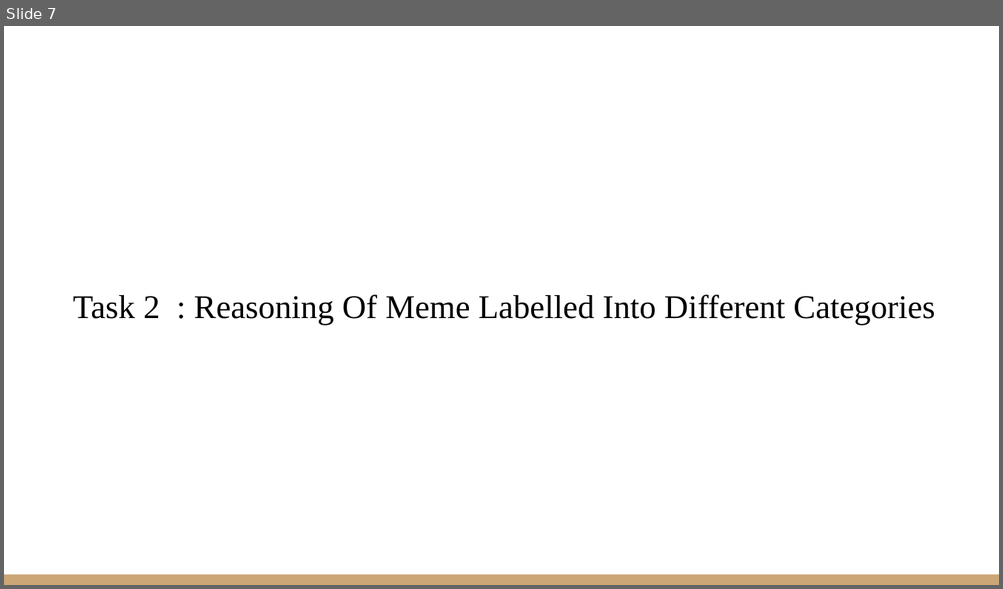
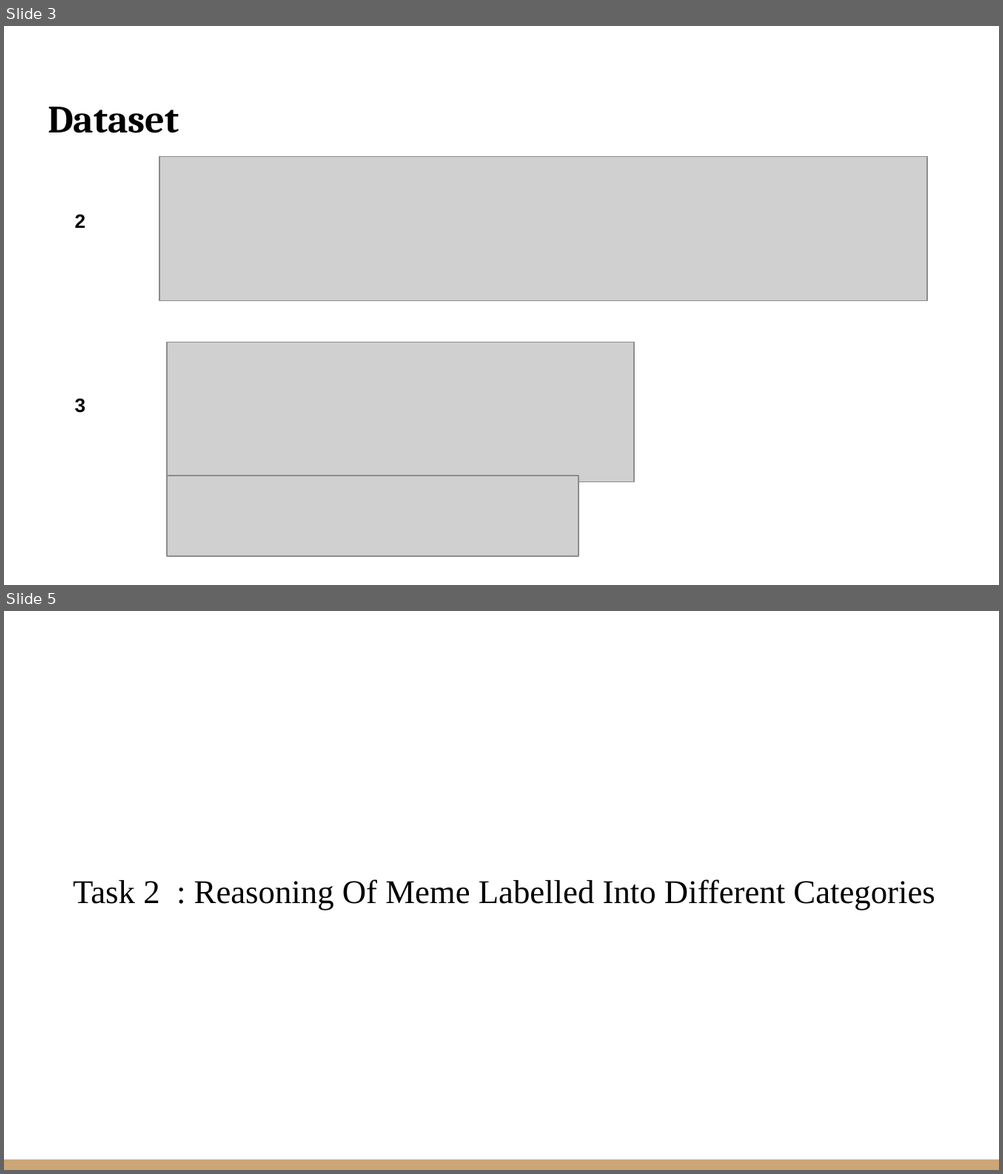
Before and after one commit to VarunBohara/Mini-Project-Documents, a slide deck: Literature Survey 2.pptx. Shown one above the other, each under a label of ours: slide 7 before the commit, slides 3 and 5 after it; the slides between them are not shown. The pictures are 1003x589 and 1003x1174 pixels, drawn with LibreOffice and Linux fonts; fonts in the diff are those of the drawing; grey boxes stand for pictures. Boxes give left, top, right and bottom in pixels: in the first picture for what was removed or moved away, otherwise in the second. Text is boxed around its words. In the diff, an @@ line names an element or a change of style, - is before the commit and + after.

```diff
--- a/Literature Survey 2.pptx
+++ b/Literature Survey 2.pptx
@@ slide 3 added at <box>4,26,999,585</box>, background #FFFFFF @@
@@ title added at <box>48,107,179,133</box>, 28 pt, text #000000, bold @@
+Dataset
@@ picture added at <box>159,156,927,301</box> @@
@@ text added at <box>75,214,86,228</box>, 14 pt, text #000000, bold @@
+2
@@ picture added at <box>167,342,634,483</box> @@
@@ text added at <box>75,398,86,413</box>, 14 pt, text #000000, bold @@
+3
@@ picture added at <box>167,475,579,556</box> @@
@@ what was slide 7 is now slide 5 @@
```
Also in this commit, not shown: 3 other slides added, 6 slides removed.
